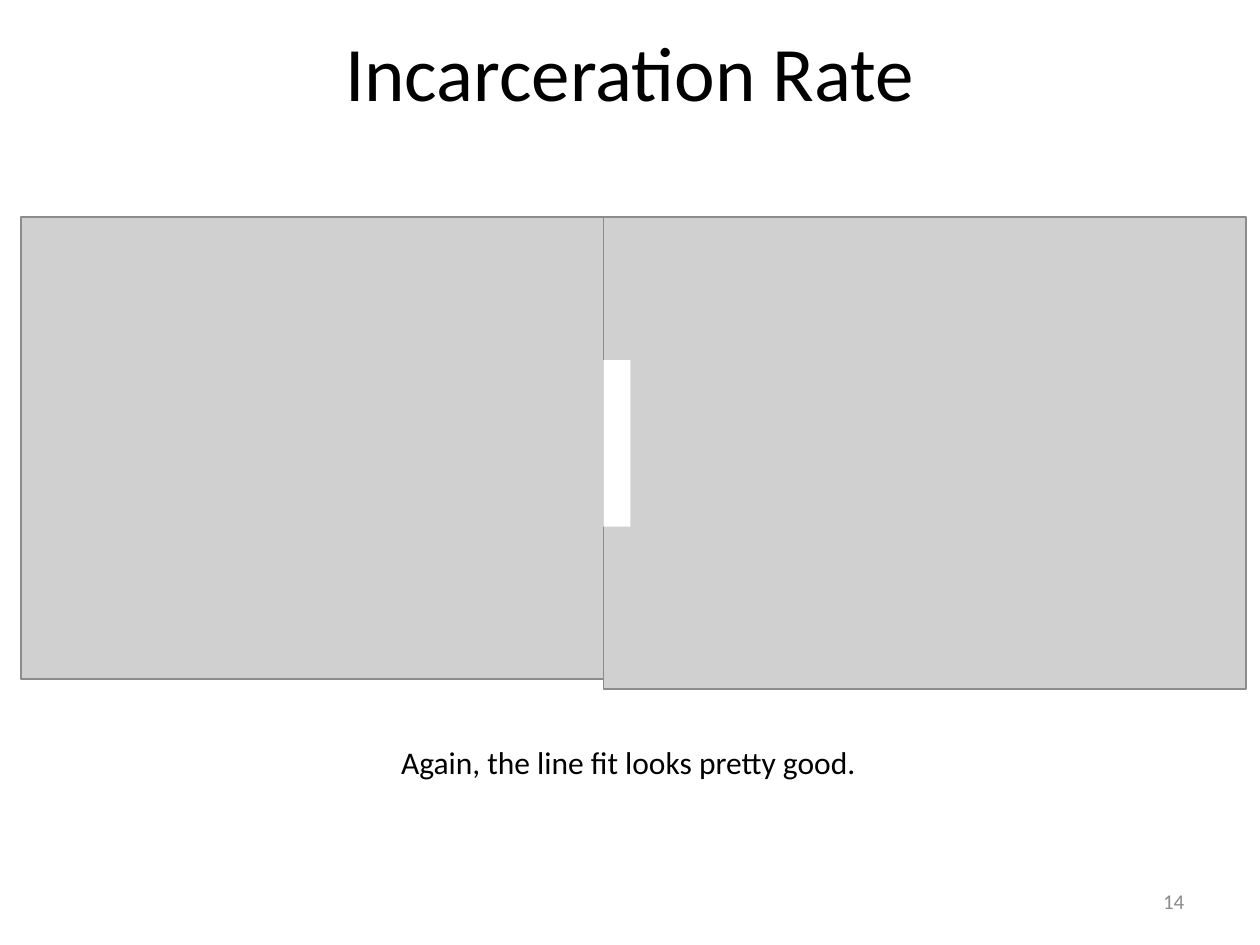
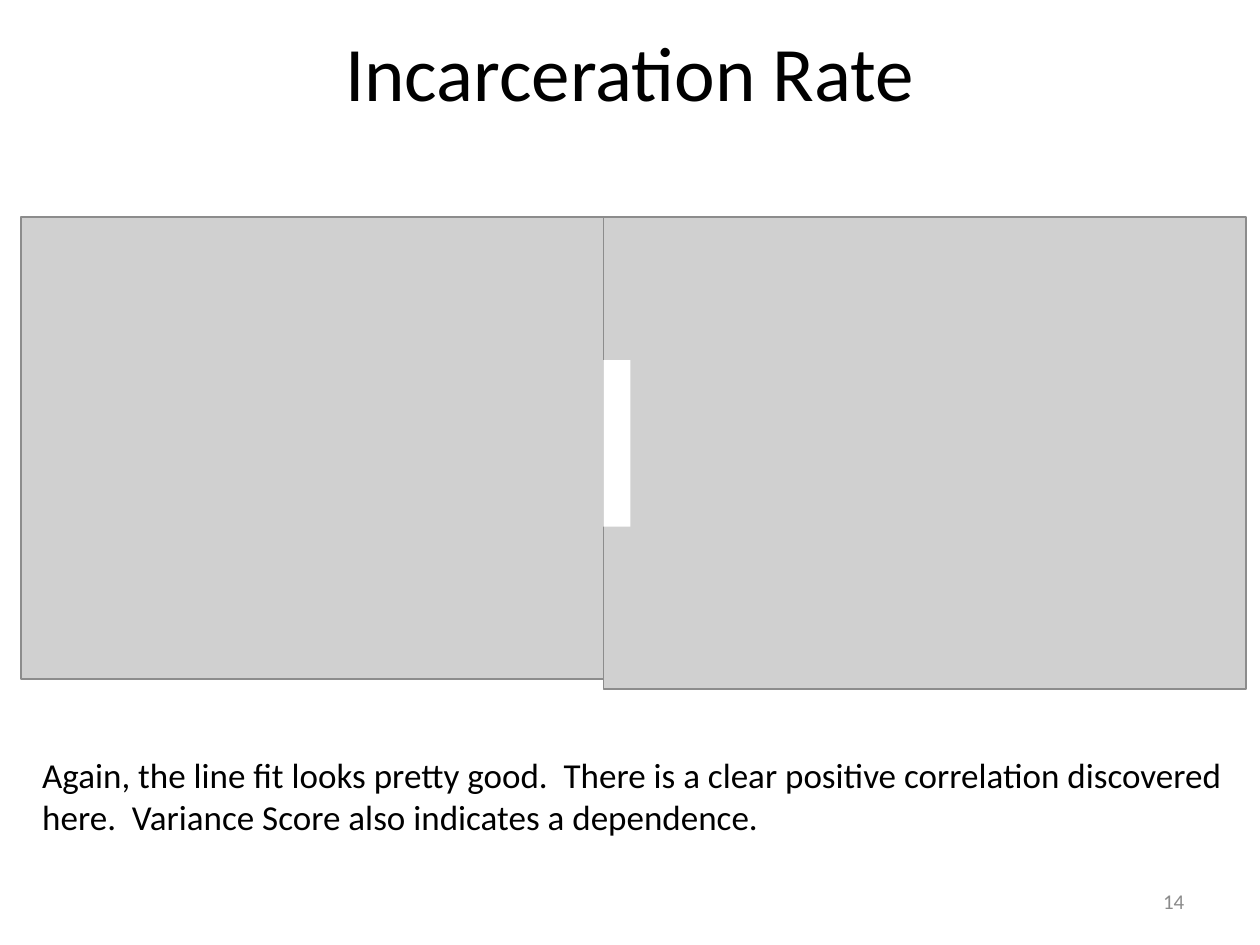
Before and after one commit to JeremyMcCormick/DAT_SF_14, a slide deck: slide 14 of myproject/Murder.pptx. Drawn at 1260x945 pixels with LibreOffice and Linux fonts; fonts in the diff are those of the drawing; grey boxes stand for pictures. Boxes give left, top, right and bottom in pixels: in the first picture for what was removed or moved away, otherwise in the second. Text is boxed around its words. In the diff, an @@ line names an element or a change of style, - is before the commit and + after.

```diff
--- a/myproject/Murder.pptx
+++ b/myproject/Murder.pptx
@@ text at (42, 763, 1221, 836): text changed; size 18 to 20 pt @@
-Again, the line fit looks pretty good.
+Again, the line fit looks pretty good. There is a clear positive correlation discovered here. Variance Score also indicates a dependence.
```
Also in this commit, not shown: 15 other slides changed, 1 other file.
